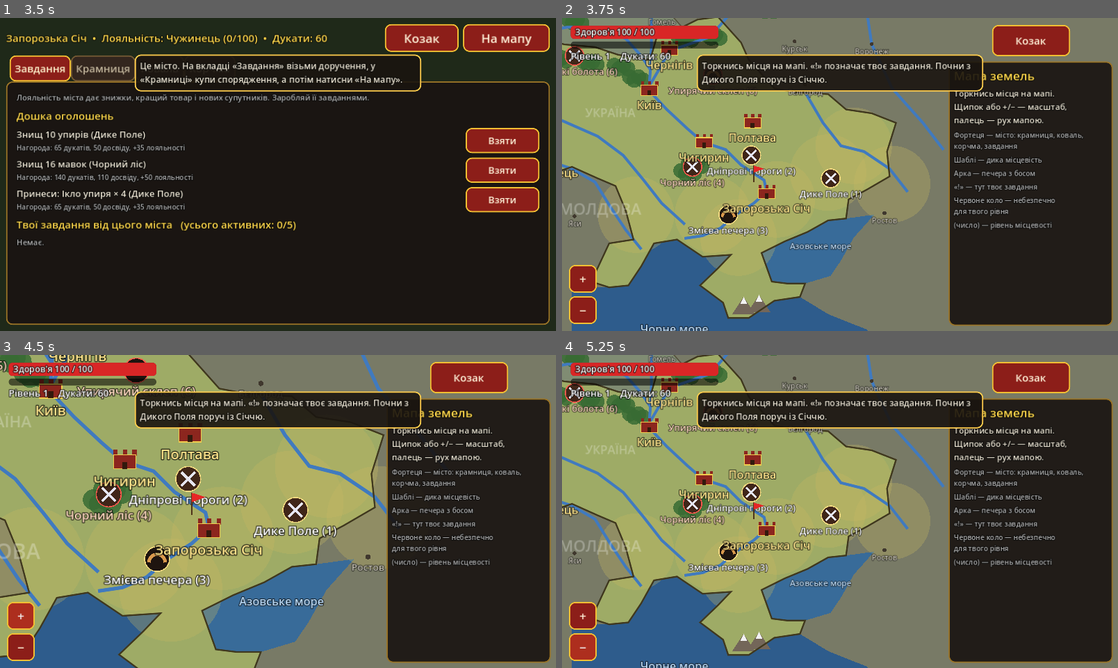
Above: before the commit, frames 1-4 (two rows, left to right).
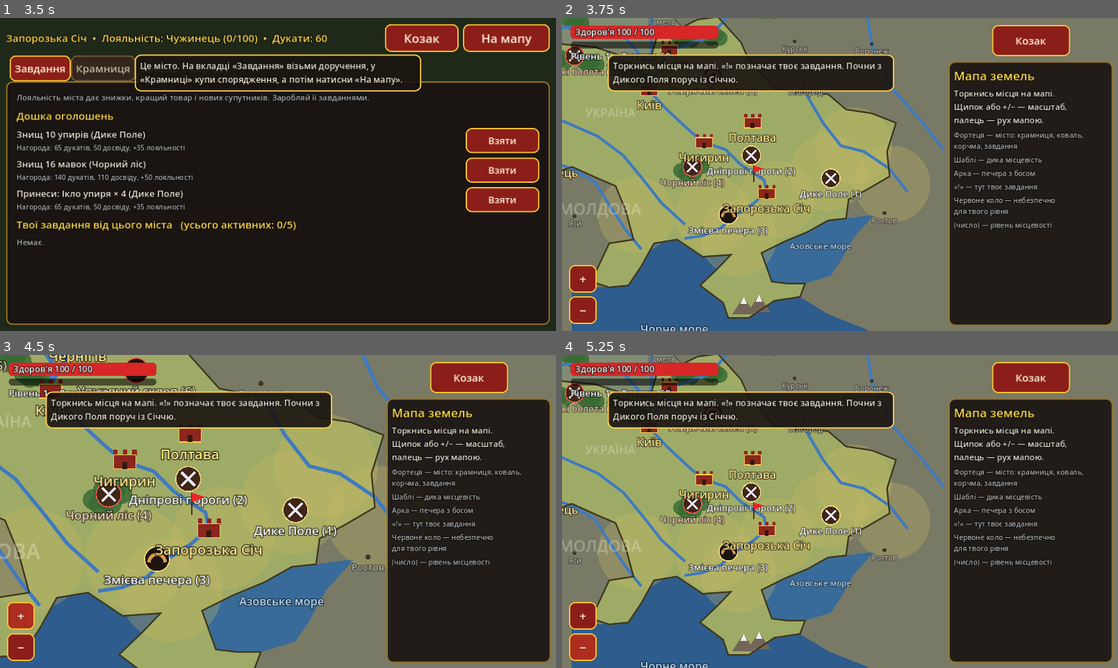
Above: after the commit, the same moments.

Repository: Pcixopatka/Jarvis
Game: Godot game, scene res://scenes/main.tscn
Two runs of this game, one before a commit and one after it. Both use one fixed random seed, a clock stepped at 60 frames per second and the inputs below.
Inputs (mouse positions are in pixels of both pictures, inside the frame that each line leads up to):
- Up to frame 1 (3.5 s): click "Нова гра" at 0.5 s; click "Козак" at 1.25 s; click "Назад" at 2 s; tap Enter at 2.75 s; move the mouse to (400, 158) at 2.77 s; hold D from 2.78 s (still down); hold J from 2.78 s (still down); click (400, 158) at 2.92 s; tap Space at 3.02, 3.32 s
- Up to frame 2 (3.75 s): release D at 3.5 s; release J at 3.5 s; click "На мапу" at 3.5 s
- Up to frame 3 (4.5 s): click "+" at 4.25 s
- Up to frame 4 (5.25 s): click "−" at 5 s

Frame 1 is identical in both runs. In frame 2, 4.2% of the frame differs, in the area x 8-76%, y 11-24%; in frame 3, 4.2%; in frame 4, 4.2%.

Commit message:
Rename Russia to Muscovy on the map; keep map hint clear of side panel
Co-Authored-By: Claude Opus 5.5 <noreply@anthropic.com>
Claude-Session: https://claude.ai/code/session_01LNSrXhawYx8NHCKWuYP1b5

Diff:
--- a/scripts/main.gd
+++ b/scripts/main.gd
@@ -1389,6 +1389,10 @@
 		return
 	world.hints[id] = true
 	hint_label.text = text
+	# На мапі праворуч бічна панель — зсуваємо підказку лівіше
+	var shift := -205.0 if state == State.MAP else 0.0
+	hint_panel.offset_left = -330 + shift
+	hint_panel.offset_right = 330 + shift
 	hint_panel.visible = true
 	hint_panel.modulate.a = 1.0
 	if _hint_tween:
--- a/scripts/world_map.gd
+++ b/scripts/world_map.gd
@@ -66,7 +66,7 @@
 	Vector2(18.0, 54.4), Vector2(19.6, 54.45), Vector2(19.95, 54.95), Vector2(21.2, 55.2), Vector2(21.1, 56.5), Vector2(18.0, 56.5),
 ]
 const COUNTRY_NAMES := [
-	["ПОЛЬЩА", Vector2(20.9, 52.9)], ["БІЛОРУСЬ", Vector2(27.6, 53.4)], ["РОСІЯ", Vector2(38.2, 52.8)],
+	["ПОЛЬЩА", Vector2(20.9, 52.9)], ["БІЛОРУСЬ", Vector2(27.6, 53.4)], ["МОСКОВІЯ", Vector2(38.2, 52.8)],
 	["УКРАЇНА", Vector2(29.0, 49.75)], ["МОЛДОВА", Vector2(28.6, 47.2)], ["РУМУНІЯ", Vector2(24.8, 46.9)],
 	["СЛОВАЧЧИНА", Vector2(20.6, 48.75)], ["УГОРЩИНА", Vector2(21.0, 47.4)], ["ЛИТВА", Vector2(24.6, 55.0)],
 ]
